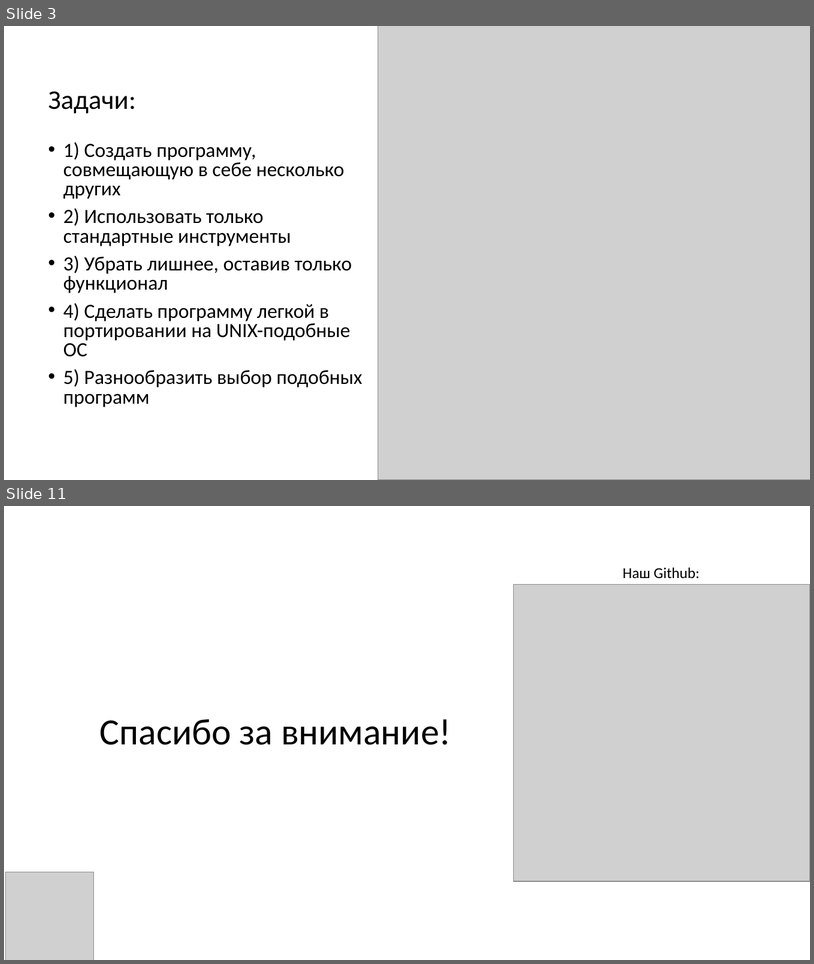
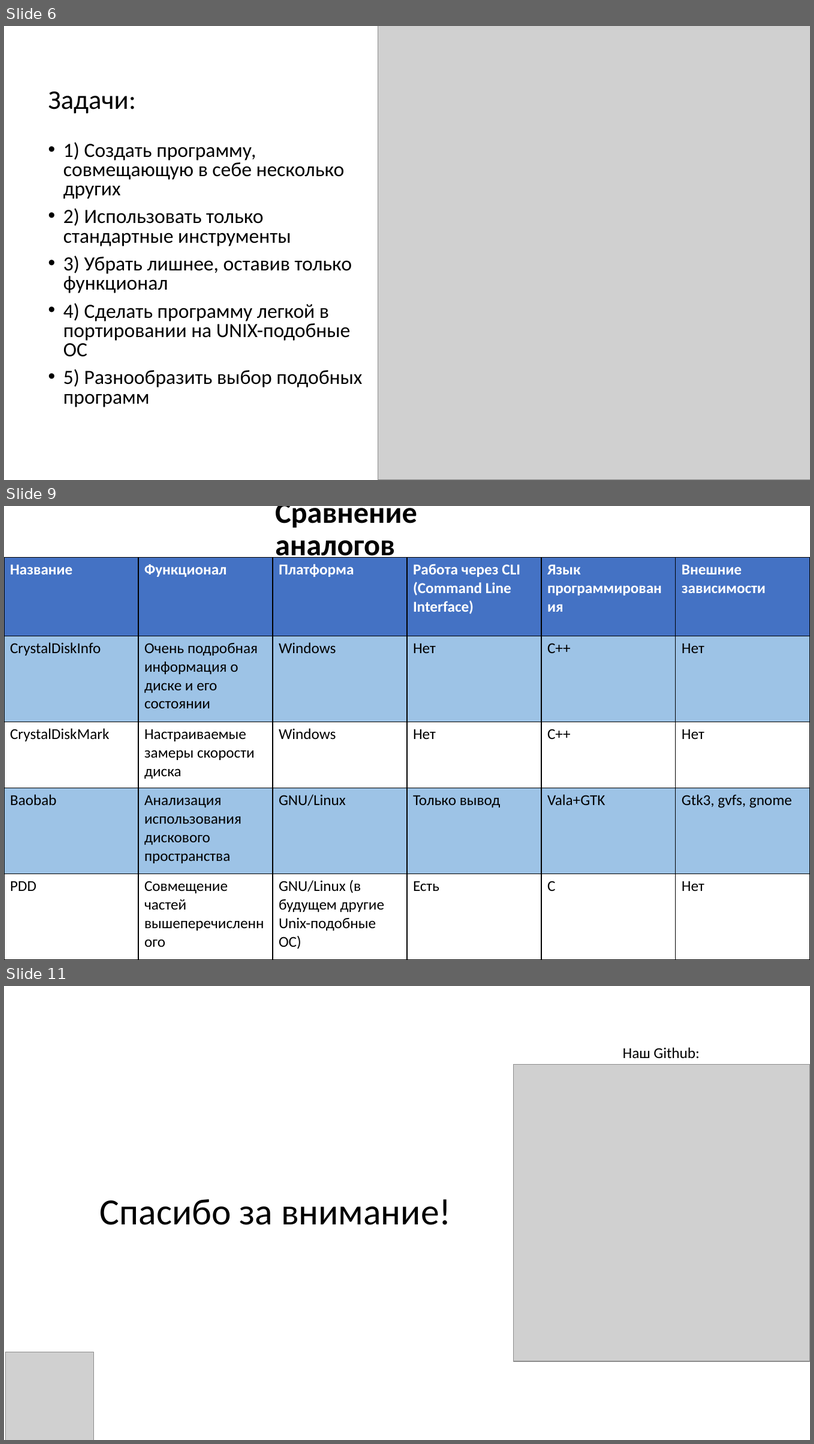
Before and after one commit to Arbuzz33/PDD, a slide deck: docs/PDD.pptx. Shown one above the other, each under a label of ours: slides 3 and 11 before the commit, slides 6, 9 and 11 after it; the slides between them are not shown. The pictures are 814x964 and 814x1444 pixels, drawn with LibreOffice and Linux fonts; fonts in the diff are those of the drawing; grey boxes stand for pictures. Boxes give left, top, right and bottom in pixels: in the first picture for what was removed or moved away, otherwise in the second. Text is boxed around its words. In the diff, an @@ line names an element or a change of style, - is before the commit and + after.

```diff
--- a/docs/PDD.pptx
+++ b/docs/PDD.pptx
@@ slide 9 added at (x1=4, y1=506, x2=810, y2=960), background #FFFFFF @@
@@ title added at (x1=275, y1=506, x2=417, y2=562), 36 pt, text #000000, bold @@
+Сравнение аналогов
@@ table added at (x1=4, y1=558, x2=810, y2=960), 5 rows, 6 columns @@
+Название | Функционал | Платформа | Работа через CLI (Command Line Interface) | Язык программирования | Внешние зависимости
+CrystalDiskInfo | Очень подробная информация о диске и его состоянии | Windows | Нет | C++ | Нет
+CrystalDiskMark | Настраиваемые замеры скорости диска | Windows | Нет | C++ | Нет
+Baobab | Анализация использования дискового пространства | GNU/Linux | Только вывод | Vala+GTK | Gtk3, gvfs, gnome
+PDD | Совмещение частей вышеперечисленного | GNU/Linux (в будущем другие Unix-подобные ОС) | Есть | C | Нет
@@ what was slide 3 is now slide 6 @@
```
Also in this commit, not shown: 3 slides changed, 4 other slides added, 5 slides removed, 1 other file.
